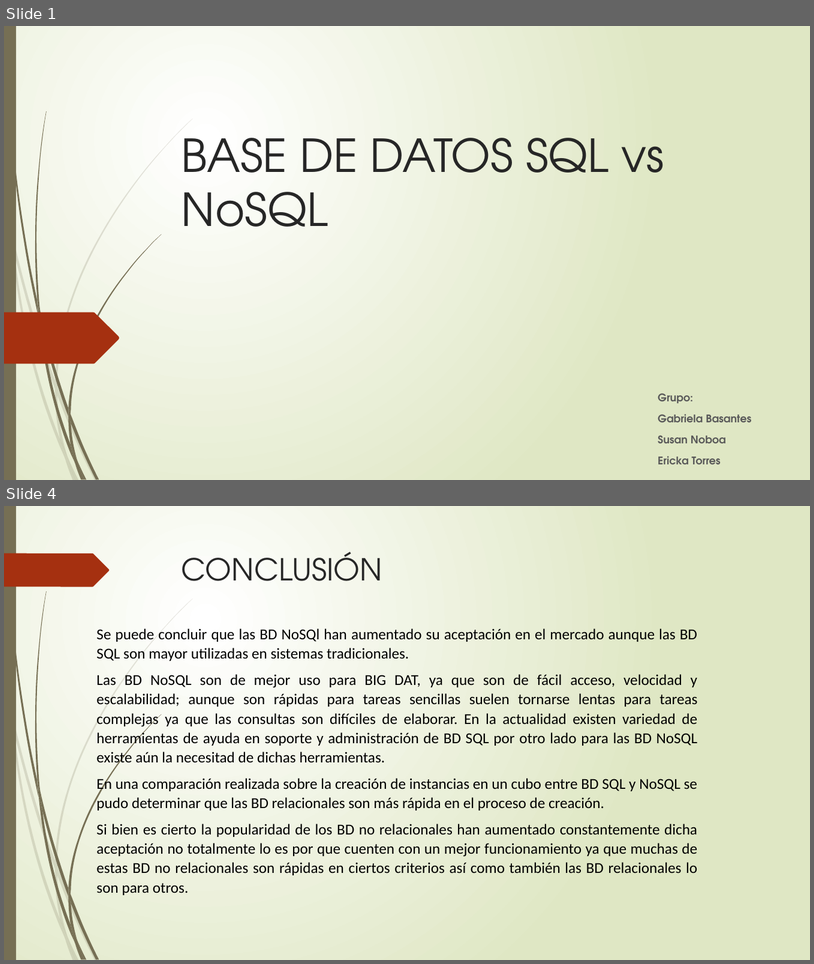
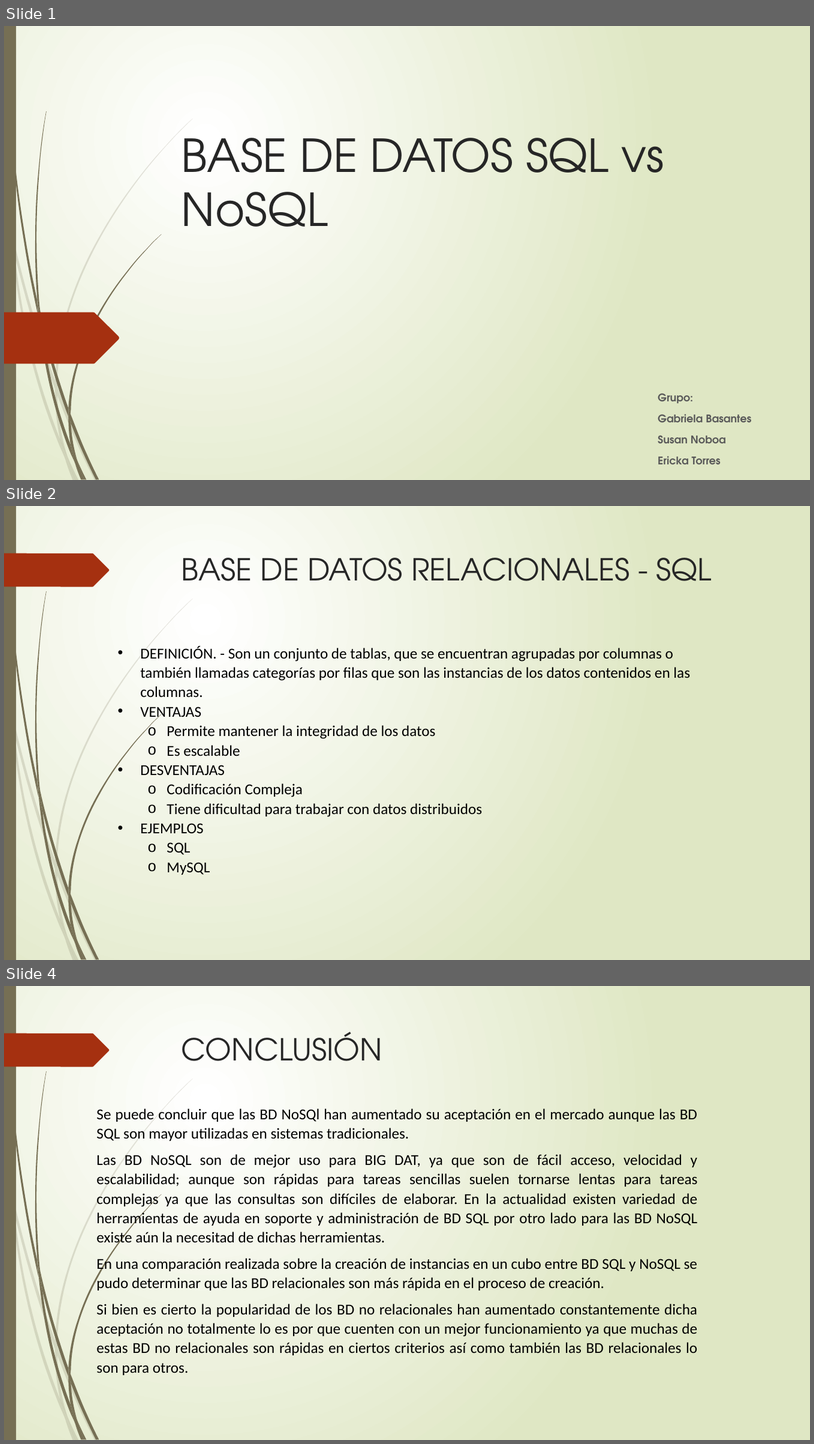
Before and after one commit to Ericka1/Taller-3, a slide deck: BASE DE DATOS SQL vs NoSQL.pptx. Shown one above the other, each under a label of ours: slides 1 and 4 before the commit, slides 1, 2 and 4 after it; the slides between them are not shown. The pictures are 814x964 and 814x1444 pixels, drawn with LibreOffice and Linux fonts; fonts in the diff are those of the drawing. Boxes give left, top, right and bottom in pixels: in the first picture for what was removed or moved away, otherwise in the second. Text is boxed around its words. In the diff, an @@ line names an element or a change of style, - is before the commit and + after.

```diff
--- a/BASE DE DATOS SQL vs NoSQL.pptx
+++ b/BASE DE DATOS SQL vs NoSQL.pptx
@@ slide 2 added at bbox=[4, 506, 810, 960], background gradient #FFFFFF to #DFE8C4; not listed: 24 template elements that a slide beside it also shows @@
@@ title added at bbox=[182, 558, 712, 581], 36 pt, text #262626 @@
+BASE DE DATOS RELACIONALES - SQL
@@ text added at bbox=[140, 646, 690, 874], 18 pt, text #000000 @@
+• DEFINICIÓN. - Son un conjunto de tablas, que se encuentran agrupadas por columnas o también llamadas categorías por filas que son las instancias de los datos contenidos en las columnas.
+• VENTAJAS
+  o Permite mantener la integridad de los datos
+  o Es escalable
+• DESVENTAJAS
+  o Codificación Compleja
+  o Tiene dificultad para trabajar con datos distribuidos
+• EJEMPLOS
+  o SQL
+  o MySQL
```
Also in this commit, not shown: 1 other slide added, 2 slides removed.
